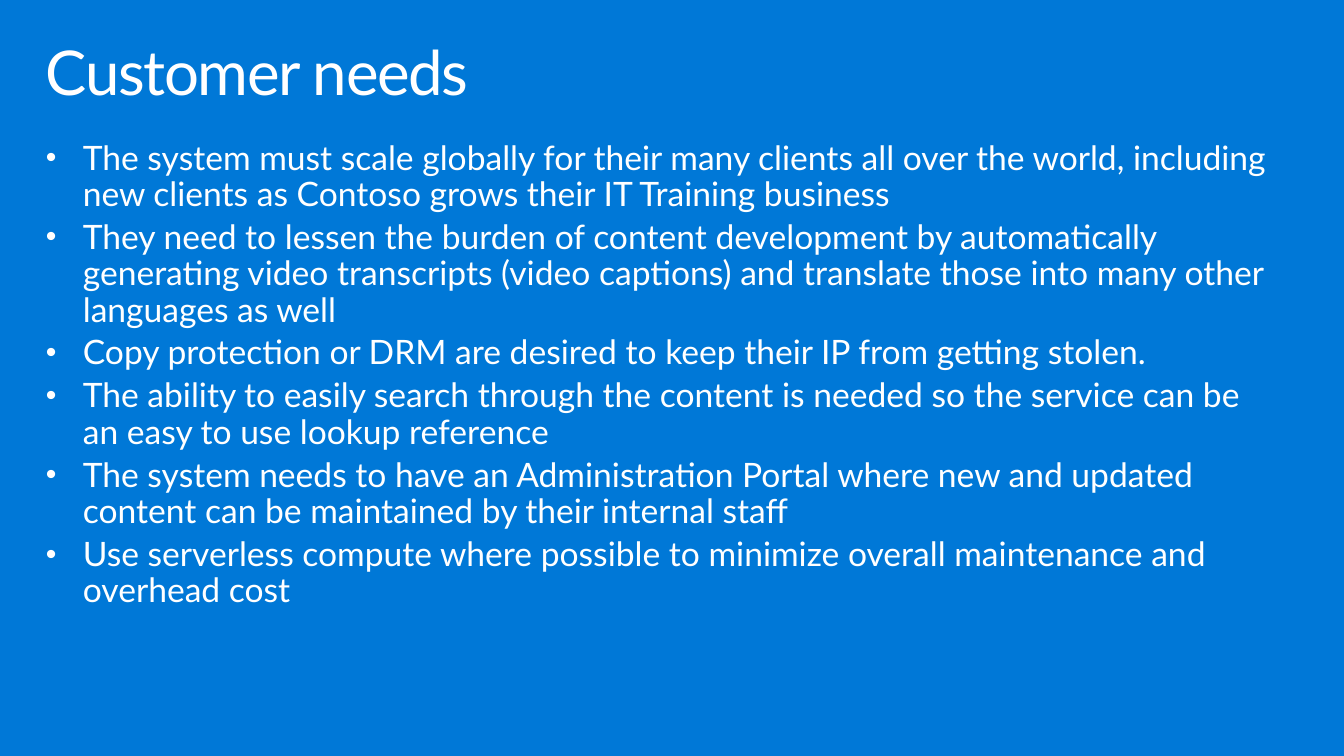
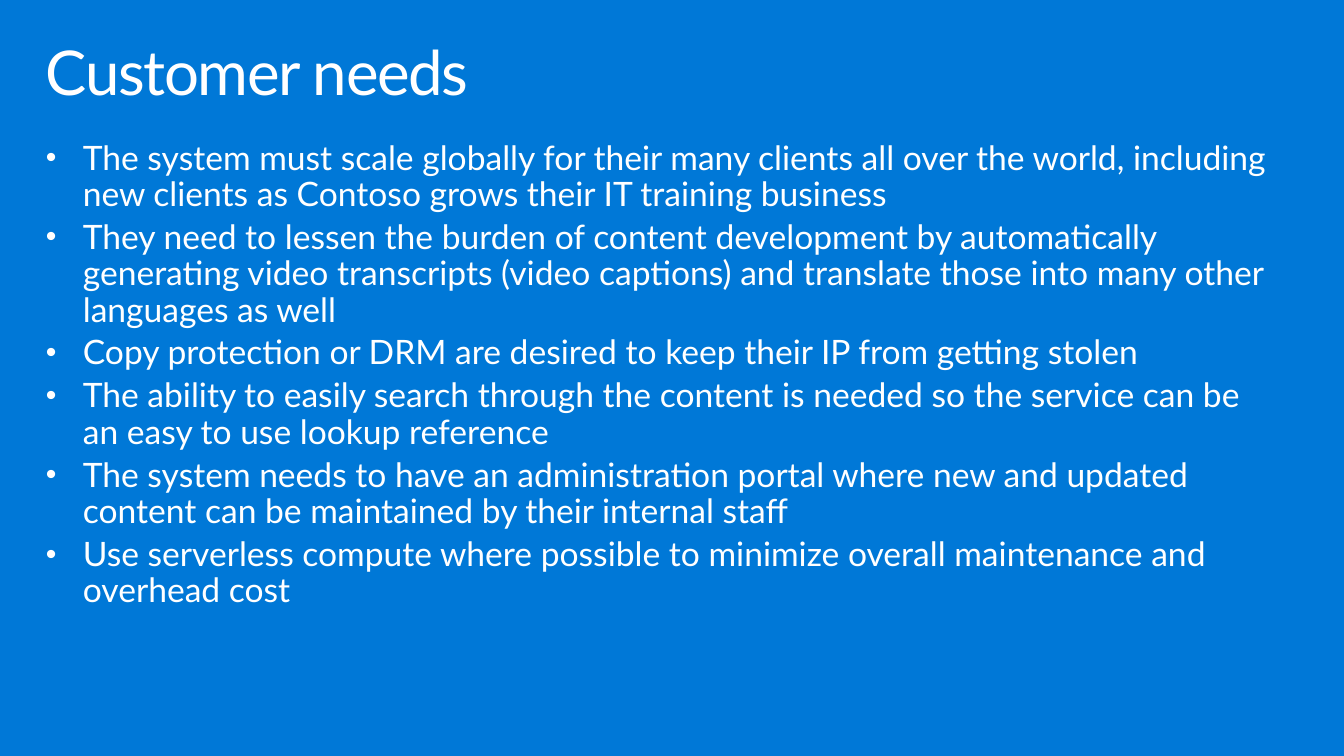
Before and after one commit to tebe372/MCW-Media-AI, a slide deck: slide 9 of WDS/Whiteboard design session trainer presentation - Media AI.pptx. Drawn at 1344x756 pixels with LibreOffice and Linux fonts; fonts in the diff are those of the drawing. Boxes give left, top, right and bottom in pixels: in the first picture for what was removed or moved away, otherwise in the second. Text is boxed around its words. In the diff, an @@ line names an element or a change of style, - is before the commit and + after.

```diff
--- a/WDS/Whiteboard design session trainer presentation - Media AI.pptx
+++ b/WDS/Whiteboard design session trainer presentation - Media AI.pptx
@@ text at [83,145,1266,212]: text changed @@
-• The system must scale globally for their many clients all over the world, including new clients as Contoso grows their IT Training business
+• The system must scale globally for their many clients all over the world, including new clients as Contoso grows their IT training business
@@ text at [83,339,1138,370]: text changed @@
-• Copy protection or DRM are desired to keep their IP from getting stolen.
+• Copy protection or DRM are desired to keep their IP from getting stolen
@@ text at [83,462,1188,529]: text changed @@
-• The system needs to have an Administration Portal where new and updated content can be maintained by their internal staff
+• The system needs to have an administration portal where new and updated content can be maintained by their internal staff
```
Also in this commit, not shown: 15 other slides changed, 2 other files.
